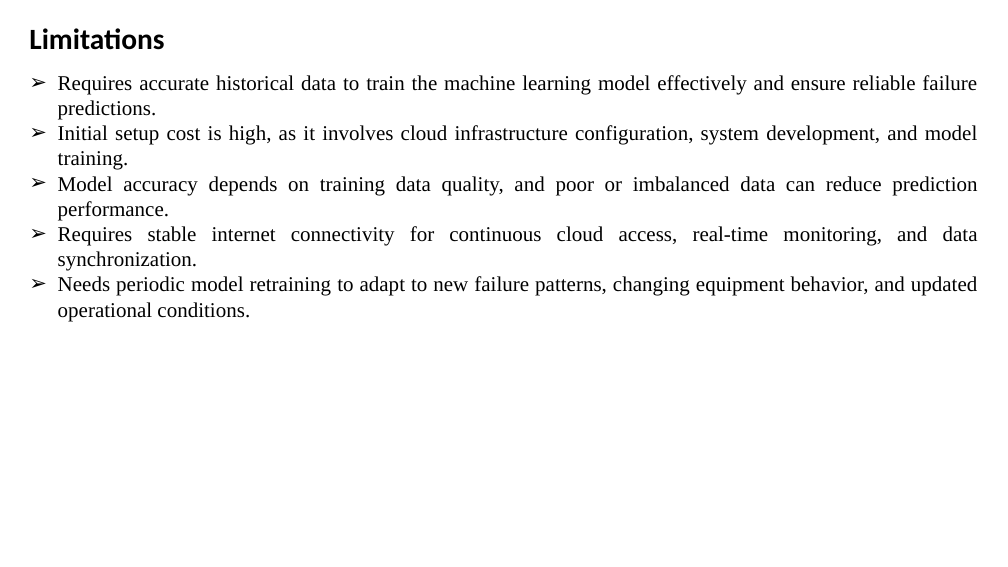
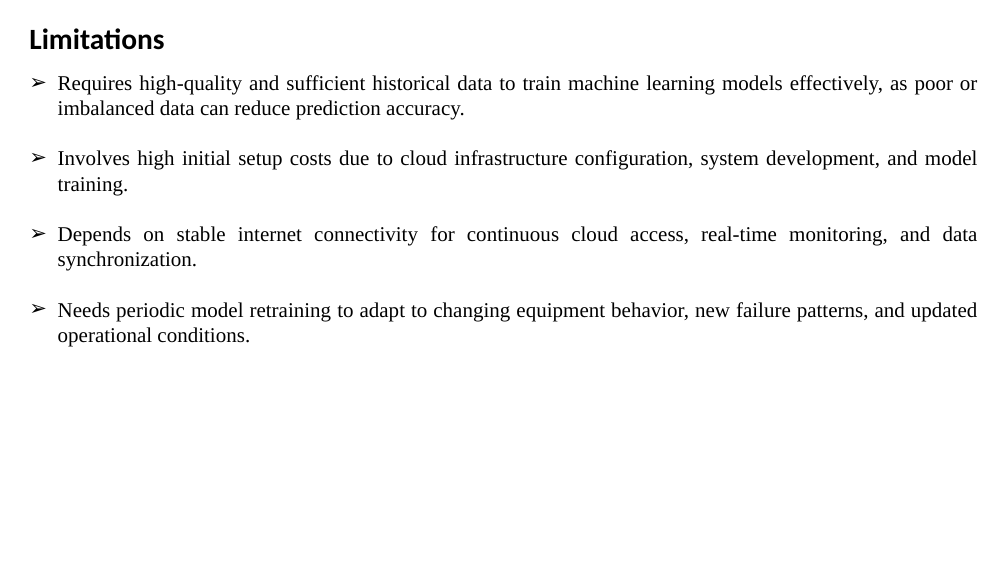
Before and after one commit to megh193/proactiveEquipmentCare, a slide deck: slide 12 of docs/Clg 2nd review.pptx. Drawn at 1008x567 pixels with LibreOffice and Linux fonts; fonts in the diff are those of the drawing. Boxes give left, top, right and bottom in pixels: in the first picture for what was removed or moved away, otherwise in the second. Text is boxed around its words. In the diff, an @@ line names an element or a change of style, - is before the commit and + after.

```diff
--- a/docs/Clg 2nd review.pptx
+++ b/docs/Clg 2nd review.pptx
@@ text at [58, 75, 978, 347]: text changed @@
-➢ Requires accurate historical data to train the machine learning model effectively and ensure reliable failure predictions.
-➢ Initial setup cost is high, as it involves cloud infrastructure configuration, system development, and model training.
-➢ Model accuracy depends on training data quality, and poor or imbalanced data can reduce prediction performance.
-➢ Requires stable internet connectivity for continuous cloud access, real-time monitoring, and data synchronization.
-➢ Needs periodic model retraining to adapt to new failure patterns, changing equipment behavior, and updated operational conditions.
+➢ Requires high-quality and sufficient historical data to train machine learning models effectively, as poor or imbalanced data can reduce prediction accuracy.
+➢ Involves high initial setup costs due to cloud infrastructure configuration, system development, and model training.
+➢ Depends on stable internet connectivity for continuous cloud access, real-time monitoring, and data synchronization.
+➢ Needs periodic model retraining to adapt to changing equipment behavior, new failure patterns, and updated operational conditions.
```
Also in this commit, not shown: 6 other slides changed, 2 other files.
